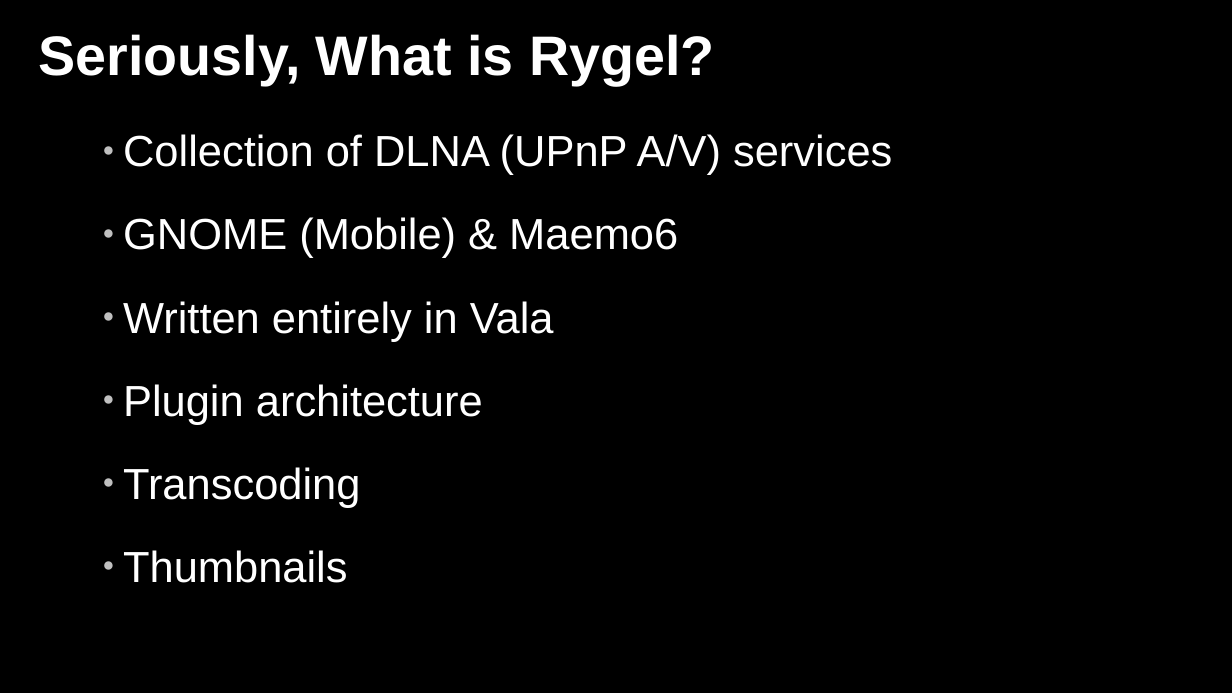
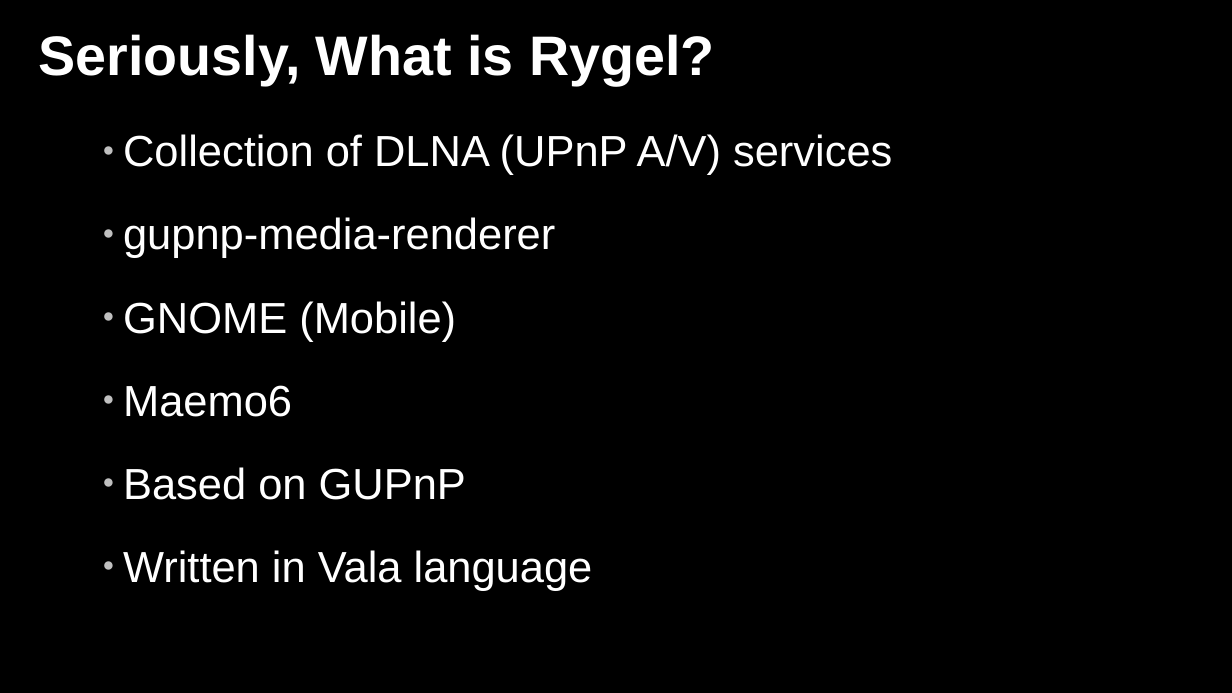
Before and after one commit to zeenix/rygel-presentation-2009, a slide deck: slide 9 of slides.odp. Drawn at 1232x693 pixels with LibreOffice and Linux fonts; fonts in the diff are those of the drawing; background and template pictures are left out. Boxes give left, top, right and bottom in pixels: in the first picture for what was removed or moved away, otherwise in the second. Text is boxed around its words. In the diff, an @@ line names an element or a change of style, - is before the commit and + after.

Commit message:
Expand on Rygel introduction

```diff
--- a/slides.odp
+++ b/slides.odp
@@ text at (x1=123, y1=217, x2=593, y2=591): text changed @@
-● GNOME (Mobile) & Maemo6
-● Written entirely in Vala
-● Plugin architecture
-● Transcoding
-● Thumbnails
+● gupnp-media-renderer
+● GNOME (Mobile)
+● Maemo6
+● Based on GUPnP
+● Written in Vala language
```
Also in this commit, not shown: 1 other slide changed, 1 slide added.
